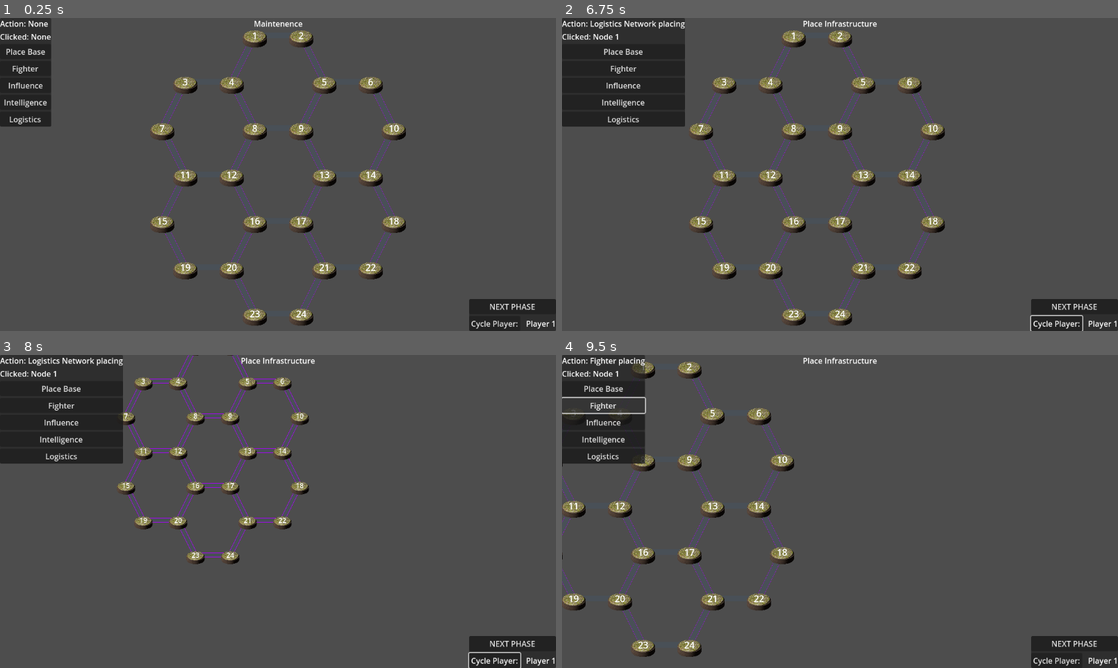
Above: before the commit, frames 1-4 (two rows, left to right).
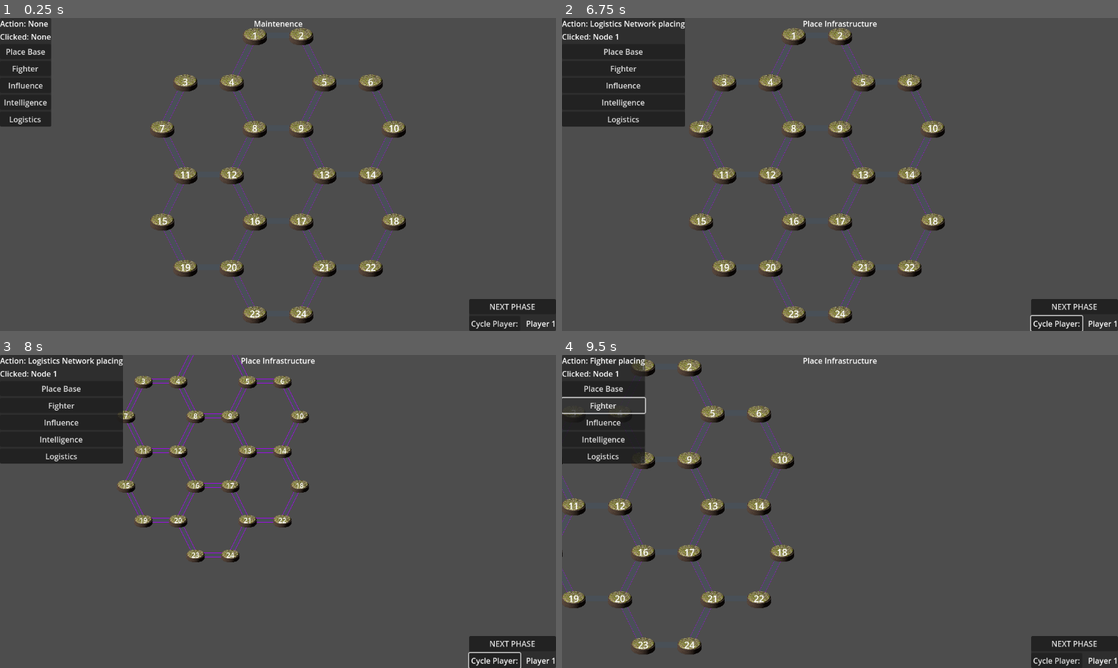
Above: after the commit, the same moments.

Repository: Sheepy3/insurgencygame
Game: Godot game, scene res://MapStuff/Map.tscn
Same seed, same stepped clock (60 frames per second), same inputs: the game is played once before the commit and once after it.
Inputs (mouse positions are in pixels of both pictures, inside the frame that each line leads up to):
- Up to frame 1 (0.25 s): no input
- Up to frame 2 (6.75 s): click "NEXT PHASE" at 0.5 s; click "NEXT PHASE" at 1.25 s; click "Place Base" at 2 s; click "Fighter" at 2.75 s; click "Influence" at 3.5 s; click "Intelligence" at 4.25 s; click "Logistics" at 5 s; click "Cycle Player:" at 5.75 s; tap Enter at 6.5 s; move the mouse to (817, 39) at 6.52 s; hold D (Move_right) from 6.53 s (still down); click (817, 39) at 6.6 s
- Up to frame 3 (8 s): move the mouse to (194, 373) at 7.27 s; release D (Move_right) at 7.28 s; hold S (Move_down) from 7.28 s (still down); tap Mouse wheel down (Scroll_down) at 7.35 s; click (194, 373) at 7.42 s
- Up to frame 4 (9.5 s): move the mouse to (751, 361) at 8.02 s; release S (Move_down) at 8.03 s; hold D (Move_right) 8.03-8.78 s; tap Mouse wheel up (Scroll_up) at 8.1 s; click (751, 361) at 8.17 s; move the mouse to (567, 398) at 8.77 s; hold W (Move_up) from 8.78 s (still down); click (567, 398) at 8.85 s

The runs differ from the first frame. In frame 1, 3.4% of the frame differs, in the area x 27-73%, y 3-99%; in frame 2, 3.4%; in frame 3, 1.8%; in frame 4, 2.7%.

Commit message:
shader implementation

Diff:
--- /dev/null
+++ b/Assets/Shaders/Player_Color.gdshader
@@ -0,0 +1,9 @@
+shader_type canvas_item;
+
+uniform vec3 tint_color : source_color = vec3(1.0, 0.0, 0.0);
+uniform float intensity : hint_range(0, 1) = 0.2;
+
+void fragment(){
+    vec4 front = texture(TEXTURE, UV);
+    COLOR = mix(front, vec4(tint_color, front.a), intensity);
+}
--- a/Helper_Scripts/Overseer.gd
+++ b/Helper_Scripts/Overseer.gd
@@ -1,7 +1,7 @@
 extends Node
 #to-do: add player colors
 var players:Array = ["Player 1", "Player 2"] #hardcoded, would be procedurally generated based on playercount
-var players_colors:Array = ["#ff0000", "#0000ff"]
+var players_colors:Array = [Vector3(1.0,0.0,0.0),Vector3(0.0,1.0,0.0)]
 var selected_player_index:int = -1
 var current_player:String
 
--- a/MapStuff/Map_Node.tscn
+++ b/MapStuff/Map_Node.tscn
@@ -11,11 +11,29 @@
 radius = 7.0
 height = 21.0
 
+[sub_resource type="Shader" id="Shader_2mjlm"]
+code = "shader_type canvas_item;
+
+uniform vec3 tint_color : source_color = vec3(1.0, 0.0, 0.0);
+uniform float intensity : hint_range(0, 1) = 0.2;
+
+void fragment(){
+    vec4 front = texture(TEXTURE, UV);
+    COLOR = mix(front, vec4(tint_color, front.a), intensity);
+}"
+
+[sub_resource type="ShaderMaterial" id="ShaderMaterial_81ay0"]
+resource_local_to_scene = true
+shader = SubResource("Shader_2mjlm")
+shader_parameter/tint_color = Color(1, 0.439216, 0.423529, 1)
+shader_parameter/intensity = 0.2
+
 [node name="Map_Node" type="Node2D"]
 script = ExtResource("1_8ofst")
 
 [node name="Node" type="Sprite2D" parent="."]
 texture_filter = 1
+position = Vector2(0, -12)
 texture = ExtResource("2_k5010")
 
 [node name="Label" type="Label" parent="."]
@@ -39,24 +57,26 @@
 script = ExtResource("3_eyrtf")
 
 [node name="CollisionShape2D" type="CollisionShape2D" parent="Map_Node_Area2D"]
-position = Vector2(0, 21)
+position = Vector2(0, 8)
 rotation = 1.5708
 scale = Vector2(6, 6)
 shape = SubResource("CapsuleShape2D_nkv3a")
 
 [node name="Building" type="Sprite2D" parent="."]
 texture_filter = 1
-position = Vector2(0, -7)
+position = Vector2(0, -17)
 texture = ExtResource("4_5ec75")
 
 [node name="Fighter_Unit" type="Sprite2D" parent="."]
 texture_filter = 1
-position = Vector2(30, -10)
+material = SubResource("ShaderMaterial_81ay0")
+position = Vector2(30, -30)
 texture = ExtResource("5_gfwxx")
 
 [node name="Influence_Unit" type="Sprite2D" parent="."]
 texture_filter = 1
-position = Vector2(-26, -10)
+position = Vector2(-26, -28)
 texture = ExtResource("6_ldtvt")
 
 [connection signal="input_event" from="Map_Node_Area2D" to="." method="_on_map_node_area_2d_input_event"]
+[connection signal="visibility_changed" from="Fighter_Unit" to="." method="_on_fighter_unit_visibility_changed"]
--- a/MapStuff/map_node.gd
+++ b/MapStuff/map_node.gd
@@ -32,3 +32,10 @@
 # Called every frame. 'delta' is the elapsed time since the previous frame.
 func _process(delta: float) -> void:
 	pass
+
+
+func _on_fighter_unit_visibility_changed() -> void:
+	var color:Vector3 = Overseer.players_colors[Overseer.selected_player_index]
+	$Fighter_Unit.material.set_shader_parameter("tint_color", color)
+	$Fighter_Unit.material.set_shader_parameter("intensity", 0.2)
+	pass # Replace with function body.
Binary file changed: Assets/Military/soldier.png
Not shown: 1 places in MapStuff/Map_Node.tscn that only renumber resources
